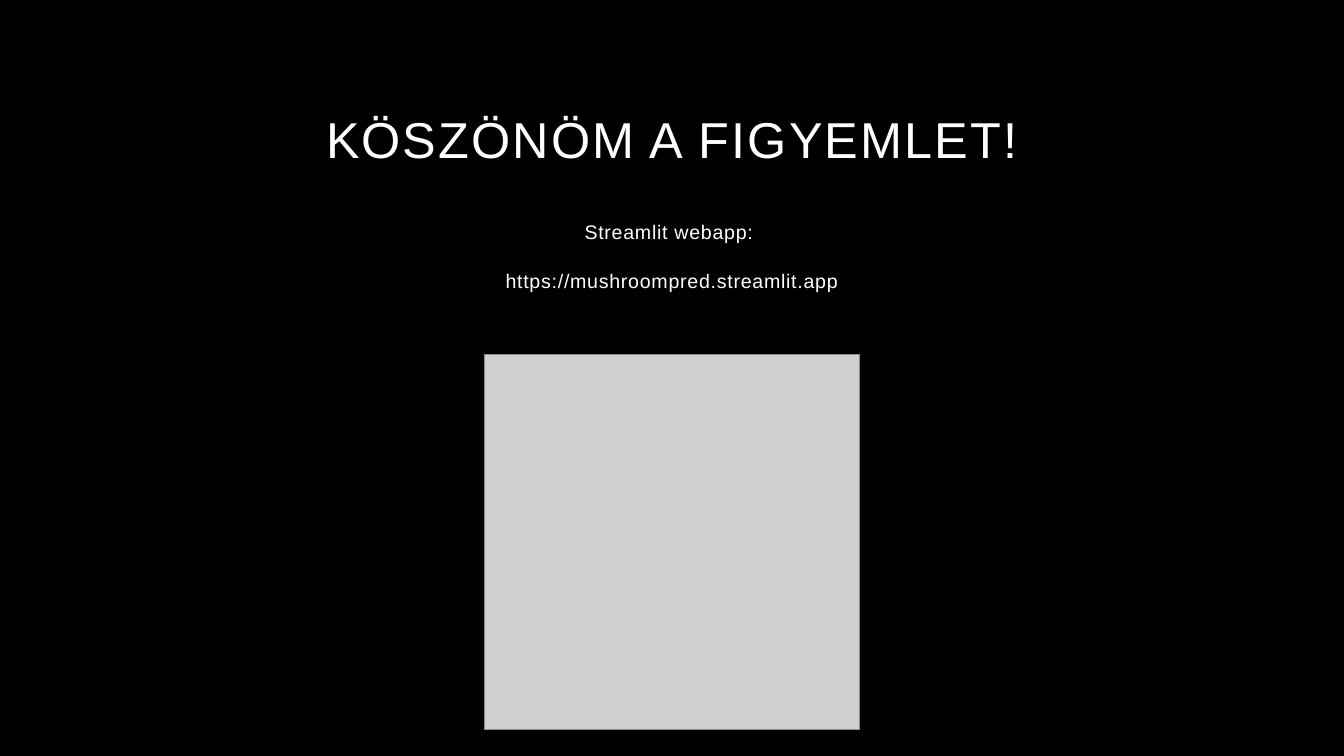
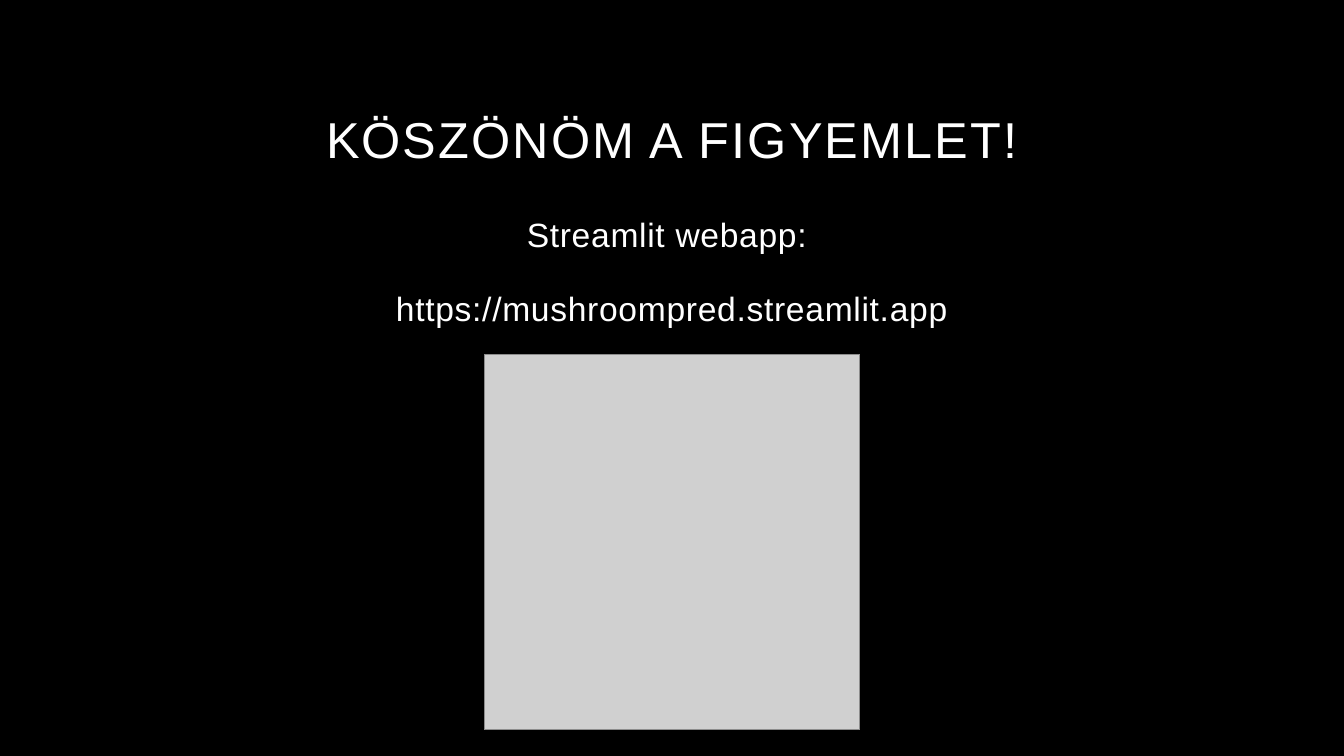
Before and after one commit to darabosmateOE/mushroom_classification, a slide deck: slide 10 of shrooms.pptx (slide 9 before the commit). Drawn at 1344x756 pixels with LibreOffice and Linux fonts; fonts in the diff are those of the drawing; grey boxes stand for pictures; background and template pictures are left out. Boxes give left, top, right and bottom in pixels: in the first picture for what was removed or moved away, otherwise in the second. Text is boxed around its words. In the diff, an @@ line names an element or a change of style, - is before the commit and + after.

```diff
--- a/shrooms.pptx
+++ b/shrooms.pptx
@@ subtitle "Streamlit webapp:": place and size @@
-subtitle "Streamlit webapp:" at (506, 224, 838, 292)
+subtitle "Streamlit webapp:" at (396, 222, 947, 328)
@@ subtitle "Streamlit webapp:" at (396, 222, 947, 328): size 14 to 24 pt @@
```
Also in this commit, not shown: 1 other slide changed, 1 slide added.
